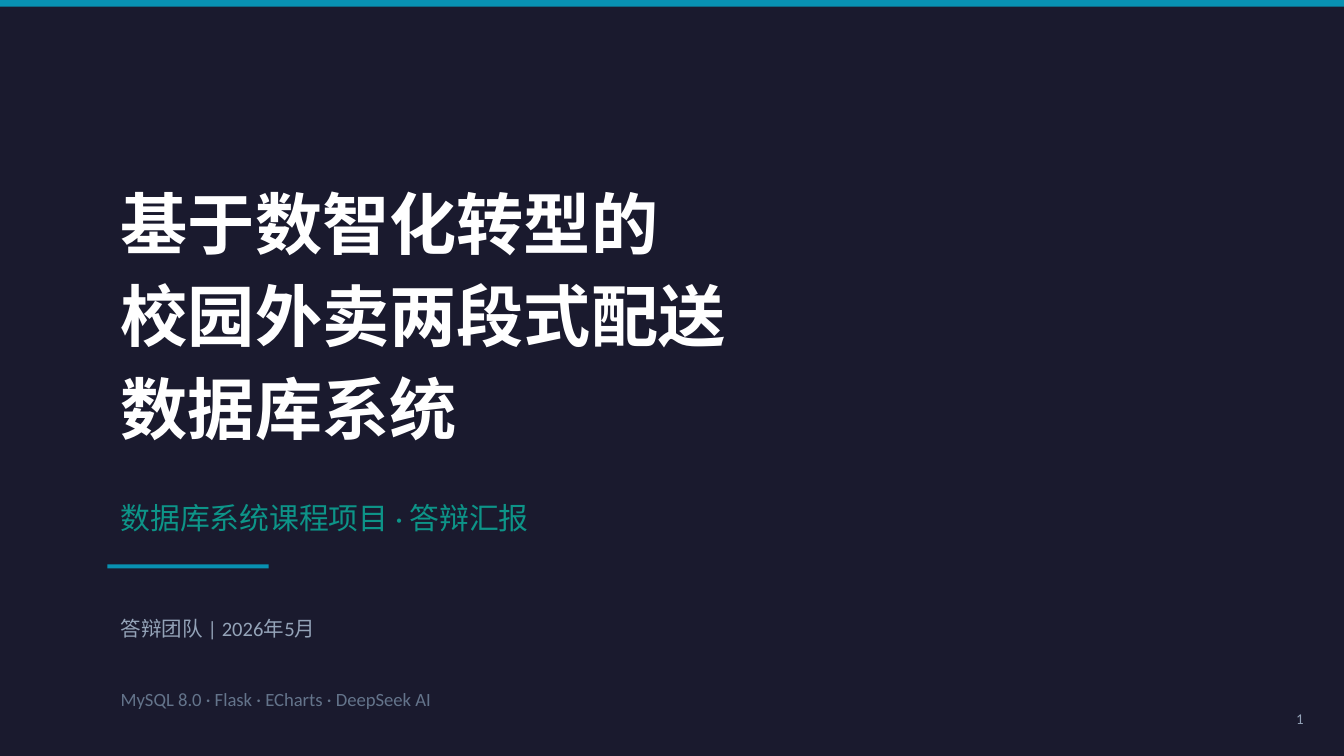
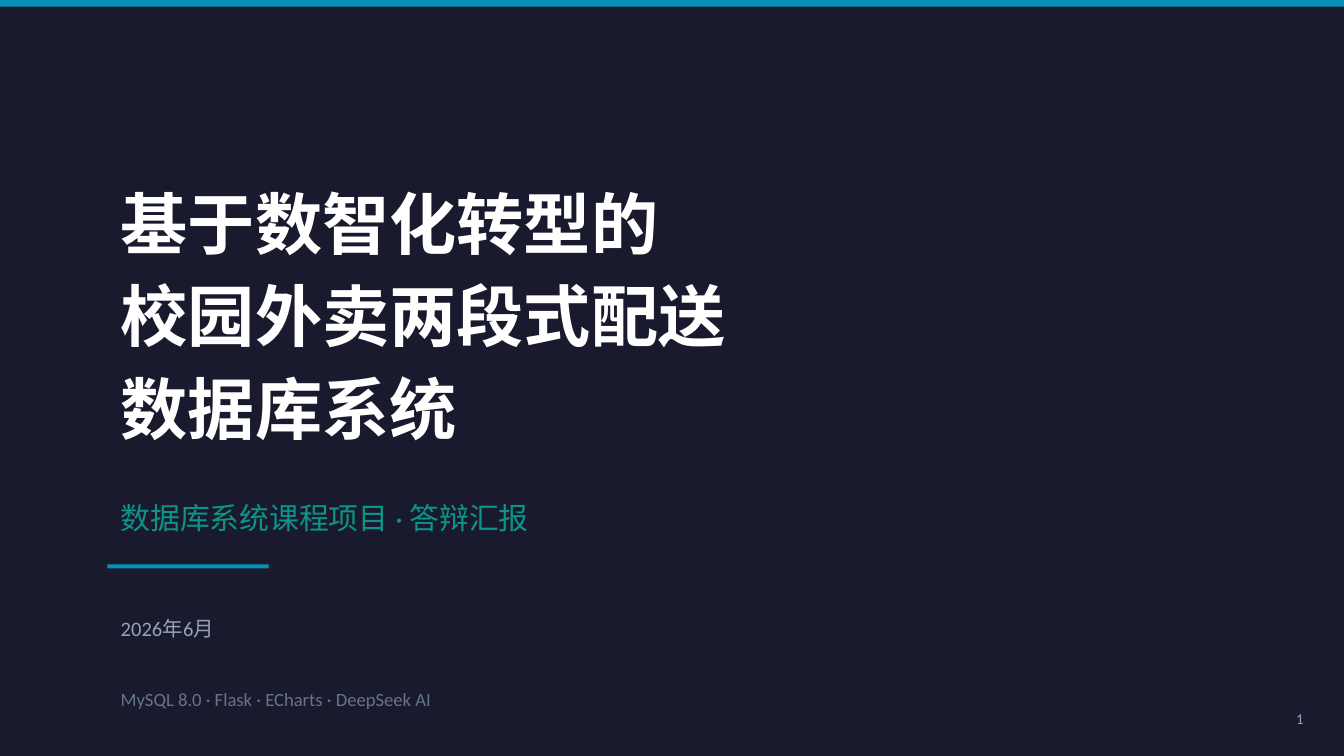
Before and after one commit to sou1maker/database, a slide deck: slide 1 of 校园外卖两段式配送系统_答辩汇报.pptx. Drawn at 1344x756 pixels with LibreOffice and Linux fonts; fonts in the diff are those of the drawing. Boxes give left, top, right and bottom in pixels: in the first picture for what was removed or moved away, otherwise in the second. Text is boxed around its words. In the diff, an @@ line names an element or a change of style, - is before the commit and + after.

```diff
--- a/校园外卖两段式配送系统_答辩汇报.pptx
+++ b/校园外卖两段式配送系统_答辩汇报.pptx
@@ text at (121, 619, 214, 638): text changed @@
-答辩团队 | 2026年5月
+2026年6月
```
Also in this commit, not shown: 12 other slides changed, 8 other files.
